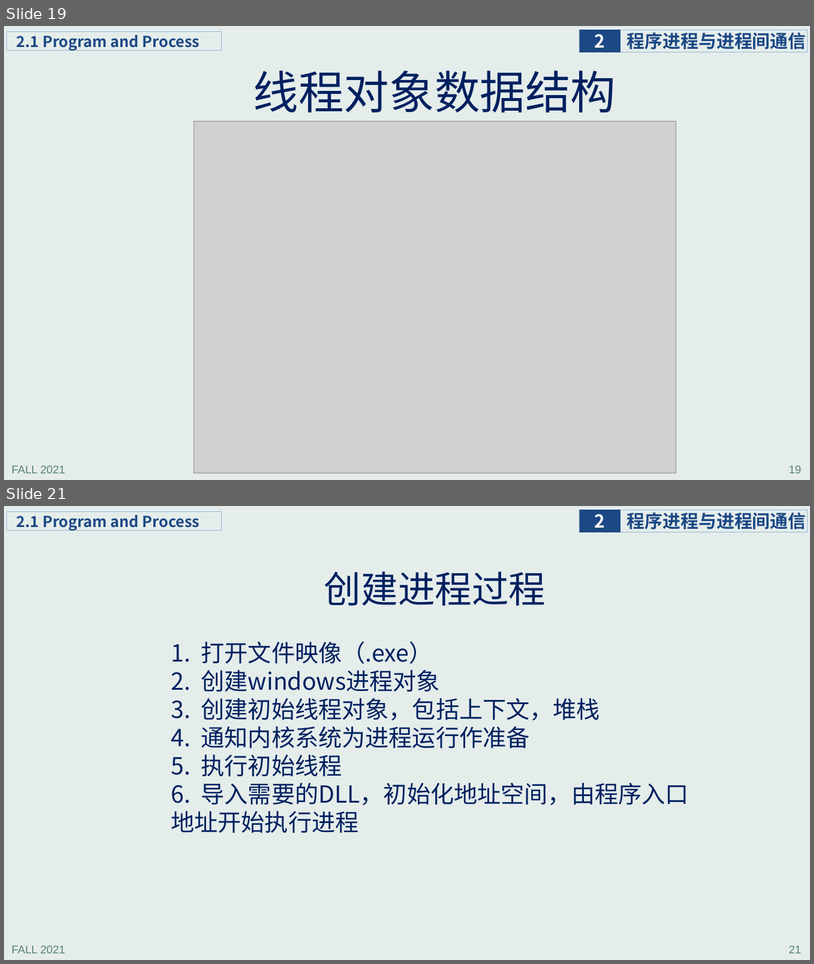
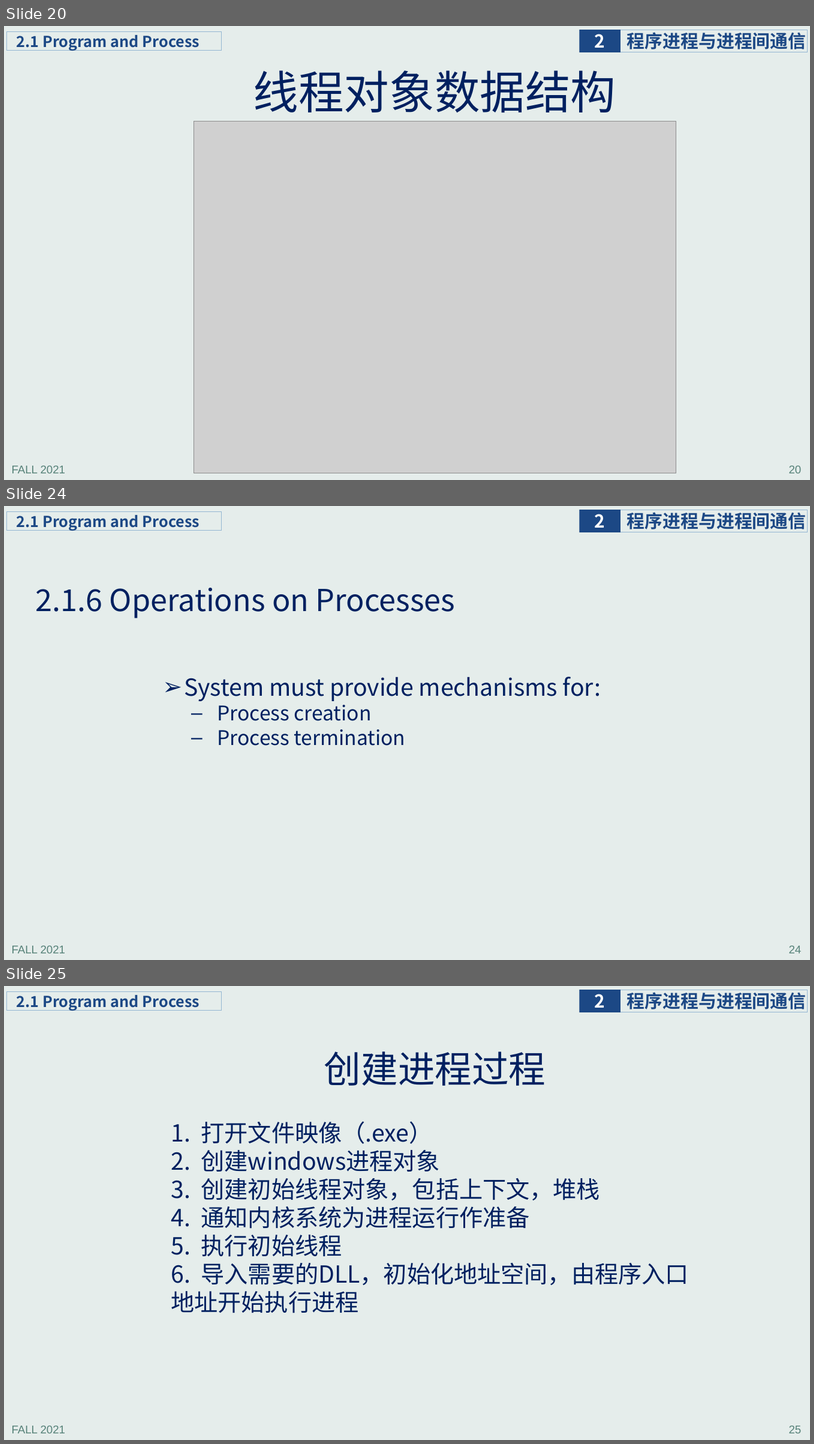
Before and after one commit to principleWindows/win-principle-2021, a slide deck: slides/instruction/principleWindows_2.pptx. Shown one above the other, each under a label of ours: slides 19 and 21 before the commit, slides 20, 24 and 25 after it; the slides between them are not shown. The pictures are 814x964 and 814x1444 pixels, drawn with LibreOffice and Linux fonts; fonts in the diff are those of the drawing; grey boxes stand for pictures. Boxes give left, top, right and bottom in pixels: in the first picture for what was removed or moved away, otherwise in the second. Text is boxed around its words. In the diff, an @@ line names an element or a change of style, - is before the commit and + after.

```diff
--- a/slides/instruction/principleWindows_2.pptx
+++ b/slides/instruction/principleWindows_2.pptx
@@ slide 24 added at (4, 506, 810, 960), background #E5EDEB; not listed: 5 template elements that a slide beside it also shows @@
@@ title added at (35, 588, 456, 618), 36 pt, text #002060 @@
+2.1.6 Operations on Processes
@@ text added at (184, 676, 601, 745), 24 pt, text #002060 @@
+➢ System must provide mechanisms for:
+  – Process creation
+  – Process termination
@@ what was slide 19 is now slide 20 @@
@@ page number at (789, 465, 802, 473): text changed @@
-19
+20
@@ what was slide 21 is now slide 25 @@
@@ page number at (789, 1425, 802, 1433): text changed @@
-21
+25
```
Also in this commit, not shown: 2 slides changed, 6 other slides added, 4 other files.
